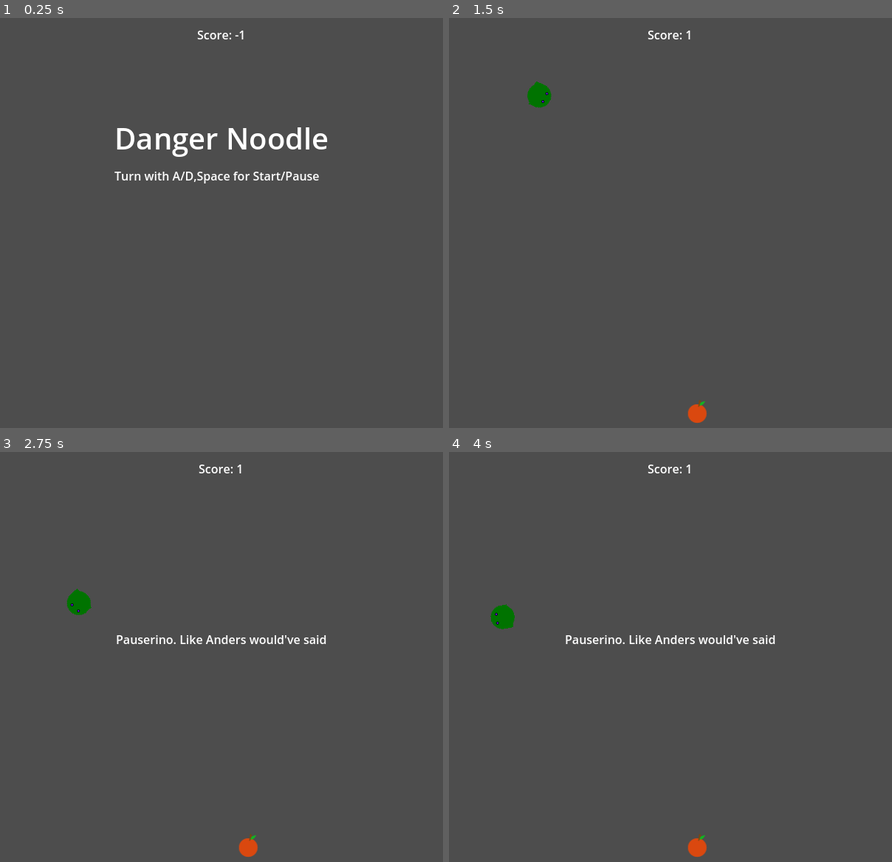
Above: before the commit, frames 1-4 (two rows, left to right).
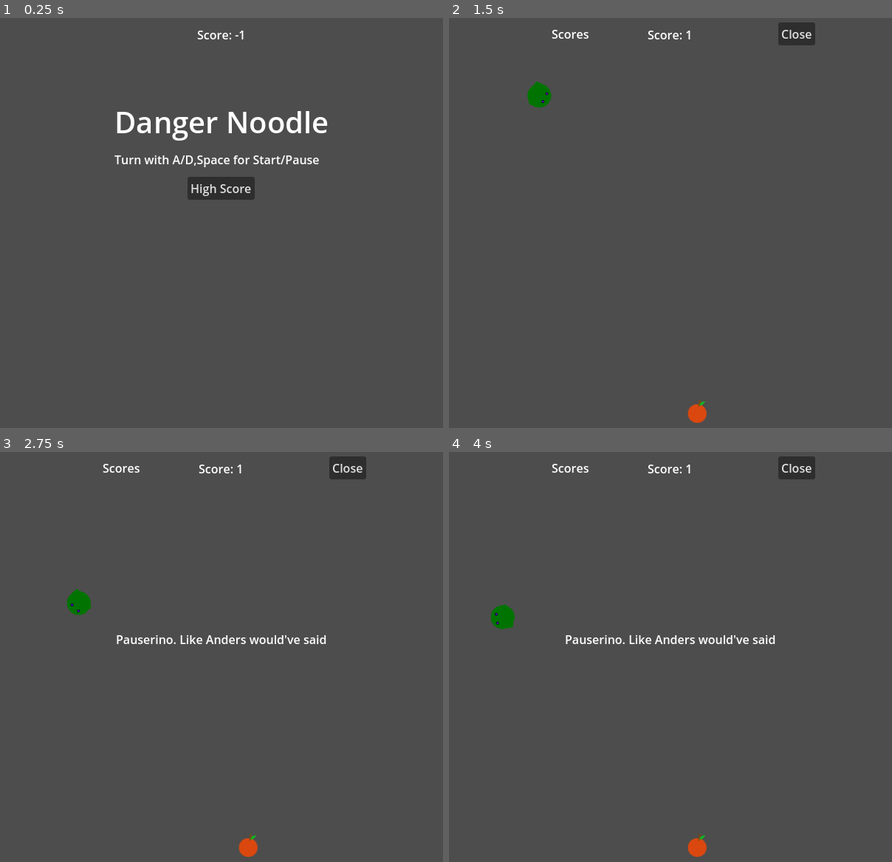
Above: after the commit, the same moments.

Repository: RichoDemus/godot-snake
Game: Godot game, scene res://main_scene.tscn
Two runs of this game, one before a commit and one after it. Both use one fixed random seed, a clock stepped at 60 frames per second and the inputs below.
Inputs (mouse positions are in pixels of both pictures, inside the frame that each line leads up to):
- Up to frame 1 (0.25 s): no input
- Up to frame 2 (1.5 s): click (670, 190) at 0.5 s, where only the run after the commit has a clickable "High Score"; tap Enter at 1.25 s; hold D (move_right) from 1.28 s (still down); tap Space (start) at 1.35 s
- Up to frame 3 (2.75 s): release D (move_right) at 2.03 s; hold A (move_left) from 2.03 s (still down); tap Space (start) at 2.1 s
- Up to frame 4 (4 s): tap Space (start) at 2.75, 2.85, 3.5, 3.6 s; release A (move_left) at 2.78 s; hold D (move_right) from 2.78 s (still down)

The runs differ from the first frame. In frame 1, 3.6% of the frame differs, in the area x 25-74%, y 22-45%; in frame 2, 0.5%; in frame 3, 0.5%; in frame 4, 0.5%.
Error after the commit: Unable to iterate on object of type 'Nil'. (res://ui.gd:55)

Commit message:
View highscore

Diff:
--- a/game/ui.gd
+++ b/game/ui.gd
@@ -6,8 +6,15 @@
 @export var score_upload: Container
 @export var username: LineEdit
 @export var upload_button: Button
+@export var high_score_screen: Container
+@export var not_high_score_screen: Control
+@export var high_score_list: Label
 
 var score:int = 0
+
+func _ready() -> void:
+	high_score_screen.visible = false
+	not_high_score_screen.visible = true
 
 func increment_score() -> void:
 	score += 1
@@ -29,3 +36,21 @@
 	username.text = ""
 	GameManager.upload_score(usr, score)
 	upload_button.disabled = true
+
+
+func _on_high_score_buton_pressed() -> void:
+	$HTTPRequest.request_completed.connect(_on_request_completed)
+	$HTTPRequest.request("https://snake.richodemus.com")
+	high_score_screen.visible = true
+	not_high_score_screen.visible = false
+
+
+func _on_close_high_score_button_pressed() -> void:
+	high_score_screen.visible = false
+	not_high_score_screen.visible = true
+
+func _on_request_completed(result, response_code, headers, body):
+	var json = JSON.parse_string(body.get_string_from_utf8())
+	high_score_list.text = ""
+	for score in json:
+		high_score_list.text += score.name + ": " + str(score.score) + "\n"
--- a/game/ui.tscn
+++ b/game/ui.tscn
@@ -2,14 +2,17 @@
 
 [ext_resource type="Script" path="res://ui.gd" id="1_bs6vk"]
 
-[node name="UI" type="CanvasLayer" node_paths=PackedStringArray("score_label", "pause_label", "main_menu", "score_upload", "username", "upload_button")]
+[node name="UI" type="CanvasLayer" node_paths=PackedStringArray("score_label", "pause_label", "main_menu", "score_upload", "username", "upload_button", "high_score_screen", "not_high_score_screen", "high_score_list")]
 script = ExtResource("1_bs6vk")
 score_label = NodePath("Control/LabelContainer/Label")
 pause_label = NodePath("Control/CenterContainer/PauseLabel")
-main_menu = NodePath("MainMenuContainer")
-score_upload = NodePath("ScoreUploadContainer")
-username = NodePath("ScoreUploadContainer/VSplitContainer/HSplitContainer/UsernameInput")
-upload_button = NodePath("ScoreUploadContainer/VSplitContainer/CenterContainer/UploadScoreButton")
+main_menu = NodePath("Control/NotHighScore/MainMenuContainer")
+score_upload = NodePath("Control/NotHighScore/ScoreUploadContainer")
+username = NodePath("Control/NotHighScore/ScoreUploadContainer/VSplitContainer/HSplitContainer/UsernameInput")
+upload_button = NodePath("Control/NotHighScore/ScoreUploadContainer/VSplitContainer/CenterContainer/UploadScoreButton")
+high_score_screen = NodePath("Control/HighScoreListContainer")
+not_high_score_screen = NodePath("Control/NotHighScore")
+high_score_list = NodePath("Control/HighScoreListContainer/CenterContainer/HighScores")
 
 [node name="Control" type="Control" parent="."]
 layout_mode = 3
@@ -30,6 +33,37 @@
 layout_mode = 2
 text = "Score: -1"
 
+[node name="HighScoreListContainer" type="VSplitContainer" parent="Control"]
+layout_mode = 0
+offset_right = 600.0
+offset_bottom = 600.0
+split_offset = 45
+
+[node name="HSplitContainer" type="HSplitContainer" parent="Control/HighScoreListContainer"]
+layout_mode = 2
+split_offset = 330
+
+[node name="CenterContainer2" type="CenterContainer" parent="Control/HighScoreListContainer/HSplitContainer"]
+layout_mode = 2
+
+[node name="Label" type="Label" parent="Control/HighScoreListContainer/HSplitContainer/CenterContainer2"]
+layout_mode = 2
+text = "Scores"
+
+[node name="CenterContainer" type="CenterContainer" parent="Control/HighScoreListContainer/HSplitContainer"]
+layout_mode = 2
+
+[node name="CloseHighScoreButton" type="Button" parent="Control/HighScoreListContainer/HSplitContainer/CenterContainer"]
+layout_mode = 2
+text = "Close"
+
+[node name="CenterContainer" type="CenterContainer" parent="Control/HighScoreListContainer"]
+layout_mode = 2
+
+[node name="HighScores" type="Label" parent="Control/HighScoreListContainer/CenterContainer"]
+layout_mode = 2
+text = "Loading..."
+
 [node name="CenterContainer" type="CenterContainer" parent="Control"]
 layout_mode = 0
 offset_top = 198.0
@@ -41,56 +75,68 @@
 layout_mode = 2
 text = "Pauserino. Like Anders would've said"
 
-[node name="MainMenuContainer" type="CenterContainer" parent="."]
+[node name="NotHighScore" type="Control" parent="Control"]
+anchors_preset = 0
+offset_right = 600.0
+offset_bottom = 600.0
+
+[node name="MainMenuContainer" type="CenterContainer" parent="Control/NotHighScore"]
 offset_top = 82.0
 offset_right = 600.0
 offset_bottom = 280.0
 
-[node name="VSplitContainer" type="VSplitContainer" parent="MainMenuContainer"]
+[node name="VSplitContainer" type="VSplitContainer" parent="Control/NotHighScore/MainMenuContainer"]
 layout_mode = 2
 
-[node name="CenterContainer" type="CenterContainer" parent="MainMenuContainer/VSplitContainer"]
+[node name="CenterContainer" type="CenterContainer" parent="Control/NotHighScore/MainMenuContainer/VSplitContainer"]
 layout_mode = 2
 
-[node name="TitleLabel" type="Label" parent="MainMenuContainer/VSplitContainer/CenterContainer"]
+[node name="TitleLabel" type="Label" parent="Control/NotHighScore/MainMenuContainer/VSplitContainer/CenterContainer"]
 layout_mode = 2
 theme_override_font_sizes/font_size = 40
 text = "Danger Noodle"
 
-[node name="Label" type="Label" parent="MainMenuContainer/VSplitContainer"]
+[node name="VSplitContainer" type="VSplitContainer" parent="Control/NotHighScore/MainMenuContainer/VSplitContainer"]
+layout_mode = 2
+
+[node name="Label" type="Label" parent="Control/NotHighScore/MainMenuContainer/VSplitContainer/VSplitContainer"]
 layout_mode = 2
 text = "Turn with A/D,Space for Start/Pause"
 
-[node name="ScoreUploadContainer" type="VSplitContainer" parent="."]
+[node name="CenterContainer" type="CenterContainer" parent="Control/NotHighScore/MainMenuContainer/VSplitContainer/VSplitContainer"]
+layout_mode = 2
+
+[node name="HighScoreButon" type="Button" parent="Control/NotHighScore/MainMenuContainer/VSplitContainer/VSplitContainer/CenterContainer"]
+layout_mode = 2
+text = "High Score"
+
+[node name="ScoreUploadContainer" type="VSplitContainer" parent="Control/NotHighScore"]
 offset_top = 258.0
 offset_right = 600.0
 offset_bottom = 600.0
 
-[node name="CenterContainer" type="CenterContainer" parent="ScoreUploadContainer"]
+[node name="VSplitContainer" type="VSplitContainer" parent="Control/NotHighScore/ScoreUploadContainer"]
 layout_mode = 2
 
-[node name="YourScoreLabel" type="Label" parent="ScoreUploadContainer/CenterContainer"]
-layout_mode = 2
-text = "Your score was X"
-
-[node name="VSplitContainer" type="VSplitContainer" parent="ScoreUploadContainer"]
+[node name="HSplitContainer" type="HSplitContainer" parent="Control/NotHighScore/ScoreUploadContainer/VSplitContainer"]
 layout_mode = 2
 
-[node name="HSplitContainer" type="HSplitContainer" parent="ScoreUploadContainer/VSplitContainer"]
-layout_mode = 2
-
-[node name="UsernameLabel" type="Label" parent="ScoreUploadContainer/VSplitContainer/HSplitContainer"]
+[node name="UsernameLabel" type="Label" parent="Control/NotHighScore/ScoreUploadContainer/VSplitContainer/HSplitContainer"]
 layout_mode = 2
 text = "Name"
 
-[node name="UsernameInput" type="LineEdit" parent="ScoreUploadContainer/VSplitContainer/HSplitContainer"]
+[node name="UsernameInput" type="LineEdit" parent="Control/NotHighScore/ScoreUploadContainer/VSplitContainer/HSplitContainer"]
 layout_mode = 2
 
-[node name="CenterContainer" type="CenterContainer" parent="ScoreUploadContainer/VSplitContainer"]
+[node name="CenterContainer" type="CenterContainer" parent="Control/NotHighScore/ScoreUploadContainer/VSplitContainer"]
 layout_mode = 2
 
-[node name="UploadScoreButton" type="Button" parent="ScoreUploadContainer/VSplitContainer/CenterContainer"]
+[node name="UploadScoreButton" type="Button" parent="Control/NotHighScore/ScoreUploadContainer/VSplitContainer/CenterContainer"]
 layout_mode = 2
 text = "Upload"
 
-[connection signal="pressed" from="ScoreUploadContainer/VSplitContainer/CenterContainer/UploadScoreButton" to="." method="_on_upload_score_button_pressed"]
+[node name="HTTPRequest" type="HTTPRequest" parent="."]
+
+[connection signal="pressed" from="Control/HighScoreListContainer/HSplitContainer/CenterContainer/CloseHighScoreButton" to="." method="_on_close_high_score_button_pressed"]
+[connection signal="pressed" from="Control/NotHighScore/MainMenuContainer/VSplitContainer/VSplitContainer/CenterContainer/HighScoreButon" to="." method="_on_high_score_buton_pressed"]
+[connection signal="pressed" from="Control/NotHighScore/ScoreUploadContainer/VSplitContainer/CenterContainer/UploadScoreButton" to="." method="_on_upload_score_button_pressed"]
